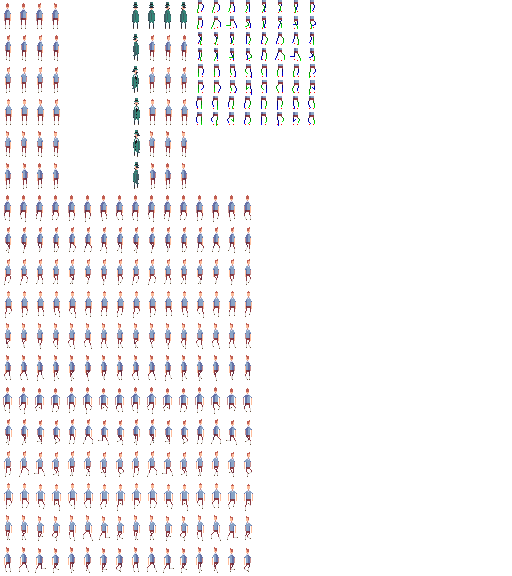
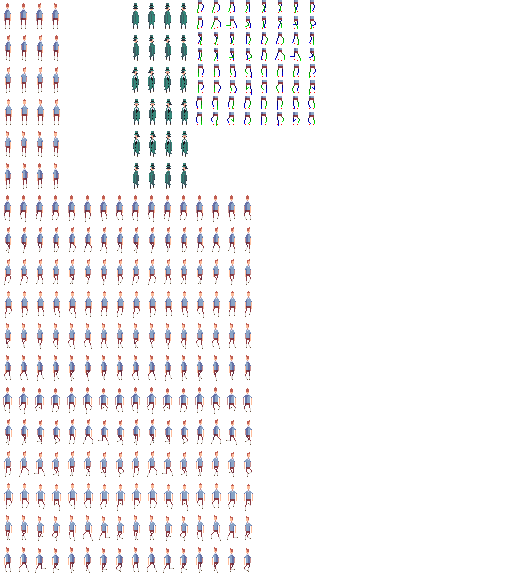
Layer changes from the first 512 x 576 image to the second:
painted on "Green" over [132, 2, 188, 189]
